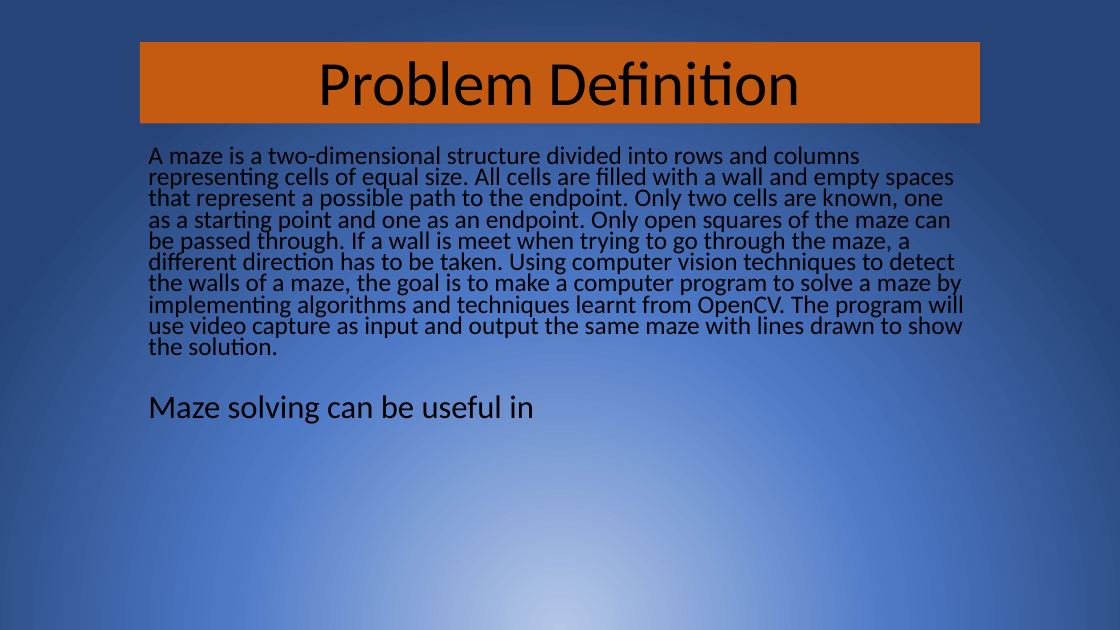
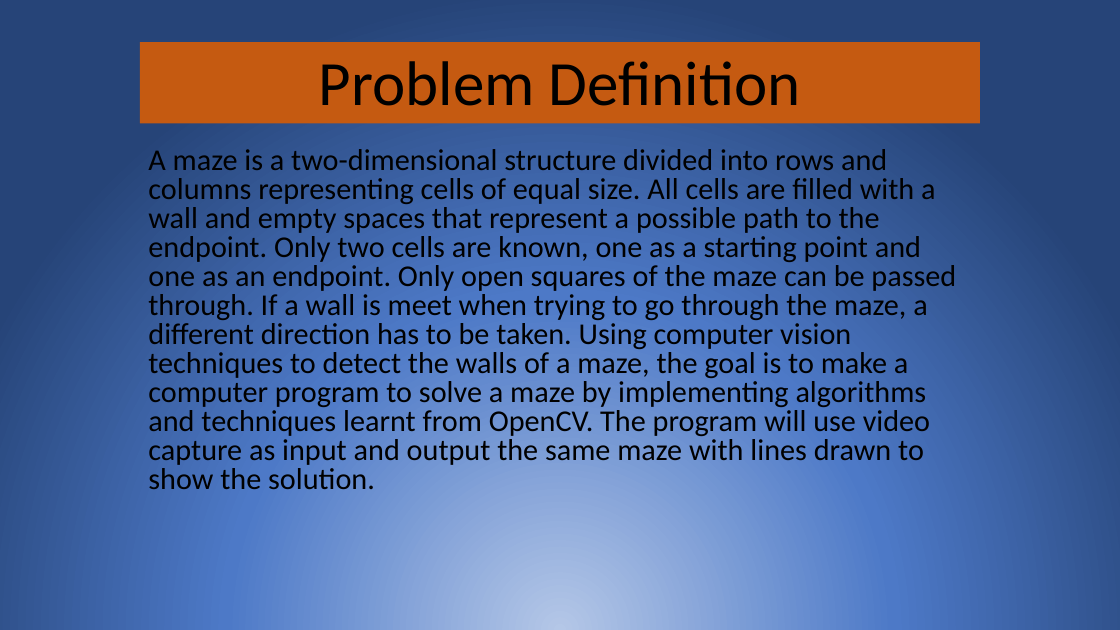
Before and after one commit to BenLee8602/maze-solver, a slide deck: slide 2 of Presentation1.pptx. Drawn at 1120x630 pixels with LibreOffice and Linux fonts; fonts in the diff are those of the drawing. Boxes give left, top, right and bottom in pixels: in the first picture for what was removed or moved away, otherwise in the second. Text is boxed around its words. In the diff, an @@ line names an element or a change of style, - is before the commit and + after.

```diff
--- a/Presentation1.pptx
+++ b/Presentation1.pptx
@@ subtitle "A maze is a two-dimensional ..." at box(148, 149, 956, 490): size 21.7 to 25.9 pt; line spacing 0.7 to 0.8 @@
@@ text removed at box(148, 395, 534, 424) @@
-Maze solving can be useful in
```
Also in this commit, not shown: 1 other slide changed, 5 slides added, 3 slides removed.
